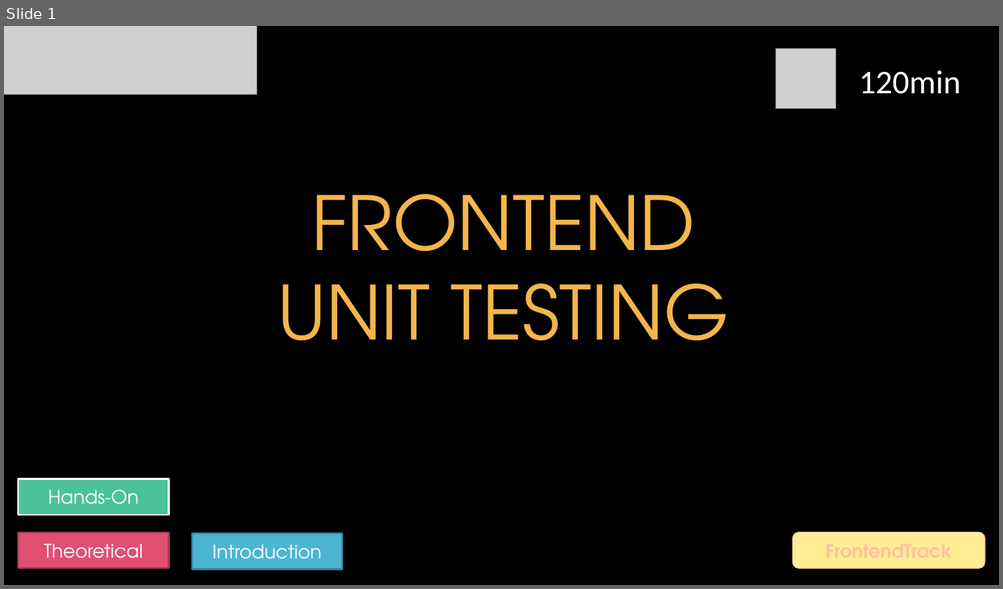
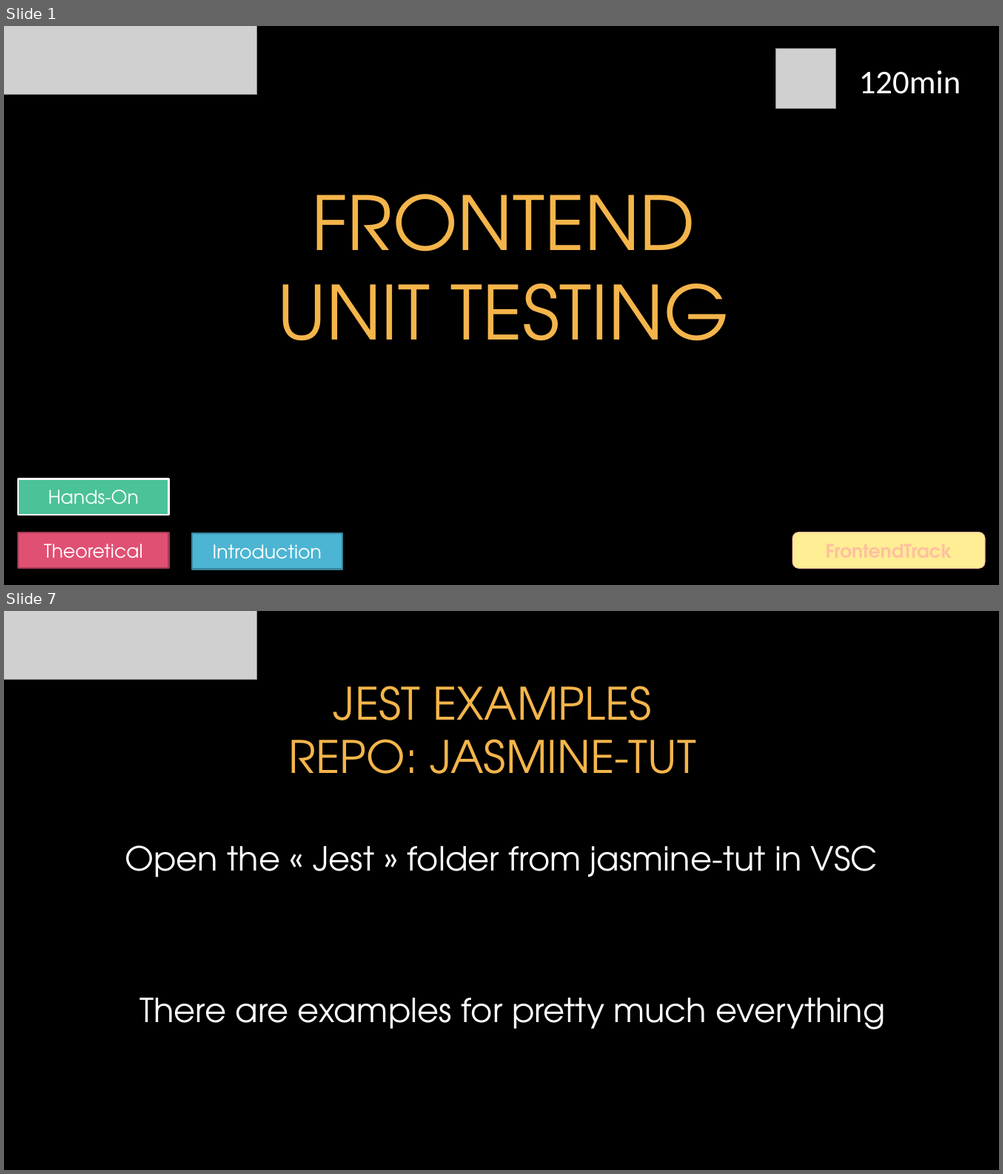
Before and after one commit to itenium-be/Frontend-UnitTesting, a slide deck: Frontend-UnitTesting.pptx. Shown one above the other, each under a label of ours: slide 1 before the commit, slides 1 and 7 after it; the slides between them are not shown. The pictures are 1003x589 and 1003x1174 pixels, drawn with LibreOffice and Linux fonts; fonts in the diff are those of the drawing; grey boxes stand for pictures; background and template pictures are left out. Boxes give left, top, right and bottom in pixels: in the first picture for what was removed or moved away, otherwise in the second. Text is boxed around its words. In the diff, an @@ line names an element or a change of style, - is before the commit and + after.

Commit message:
update pptx - part 1 Jest

```diff
--- a/Frontend-UnitTesting.pptx
+++ b/Frontend-UnitTesting.pptx
@@ slide 7 added at (4,611,999,1170), background picture (left out) @@
@@ picture added at (4,611,256,680) @@
@@ title added at (289,686,696,774), 43.2 pt, text #F4B54B @@
+JEST EXAMPLES
+REPO: JASMINE-TUT
@@ text added at (125,846,877,877), 32 pt, text #FFFFFF @@
+Open the « Jest » folder from jasmine-tut in VSC
@@ text added at (139,998,885,1030), 32 pt, text #FFFFFF @@
+There are examples for pretty much everything
```
Also in this commit, not shown: 1 slide changed, 23 other slides added.
